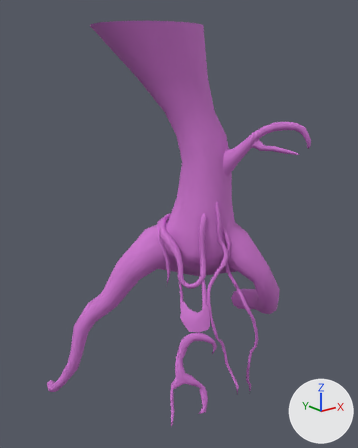
An edit to the FBX model Forest Scene/Assets/Models/BigTree.fbx, drawn before and after from the same camera.
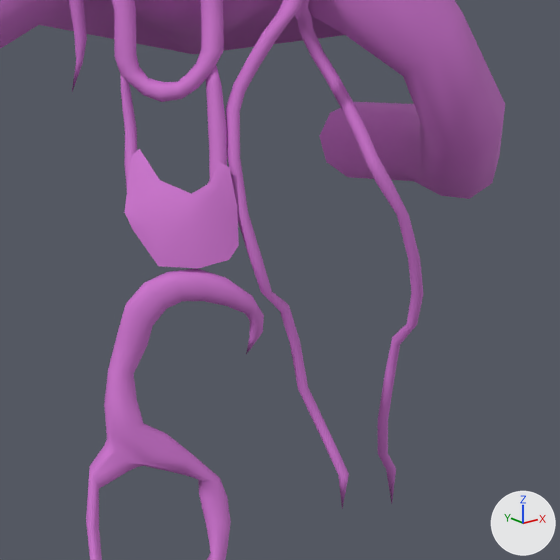
There are two pictures of each version: one whole from a 50 mm lens placed at (-11.78, -3.64, 15.08), pointed at (0.2, 11.34, 9.09), one close up on the part from 41% to 82% of the width and 59% to 91% of the height. Lighting does not change. The marker at lower right points along +X, +Y and +Z. Where no turn or scale is listed for an object, it has been applied to the vertices.

The scene before the commit, as lines of its bpy script (objects in view):
```python
me_mesh_001 = bpy.data.meshes.new('Mesh.001')
me_mesh_001.from_pydata(...)  # 443 vertices, 467 faces; spans x -2.55..-0.08, y 8.16..9.41, z 2.57..5.54
me_mesh_001.materials.append(mat_midground_mat)  # pink #cd73ce
me_mesh_003 = bpy.data.meshes.new('Mesh.003')
me_mesh_003.from_pydata(...)  # 20 vertices, 12 faces; spans x -1.085..-0.235, y 8.785..9.86, z 5.577..6.543
me_mesh_003.materials.append(mat_midground_mat)  # pink #cd73ce
me_mesh_007 = bpy.data.meshes.new('Mesh.007')
me_mesh_007.from_pydata(...)  # 335 vertices, 323 faces; spans x -4.5..4.1, y 8.2..15.5, z 1.0..16.6
me_mesh_007.materials.append(mat_midground_mat)  # pink #cd73ce
ob_polysurface1 = bpy.data.objects.new('polySurface1', me_mesh_001)
ob_polysurface1.location = (0.0, 0.0, 0.0)
ob_polysurface3 = bpy.data.objects.new('polySurface3', me_mesh_003)
ob_polysurface3.location = (0.0, 0.0, 0.0)
ob_polysurface8 = bpy.data.objects.new('polySurface8', me_mesh_007)
ob_polysurface8.location = (0.0, 0.0, 0.0)
# also in view: 'polySurface6' at (-0.3, 11.77, 7.98); 'polySurface7' at (0.03, 11.04, 8.47); 'polySurface9' at (0.34, 8.92, 6.63); 'polySurface5' at (-0.5, 9.63, 6.67); 'polySurface2' at (1.5, 9.21, 5.6)
```
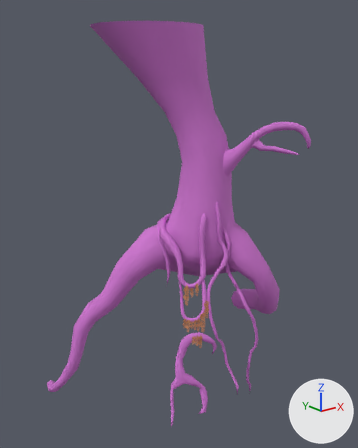
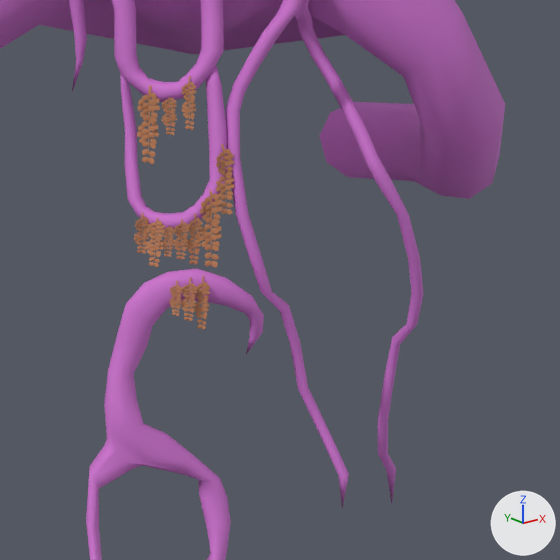
Edits to the bpy script that builds the scene:
```text
Remove ob_polysurface3:
    ob_polysurface3 = bpy.data.objects.new('polySurface3', me_mesh_003)
Add ob_mossvine31:
    ob_mossvine31 = bpy.data.objects.new('MossVine31', me_mesh_006_1)  # 199 vertices, 67 faces; spans x -0.1..0.053, y -0.089..0.049, z -0.222..0.222; in mat_foreground_mat (orange #bc7c54)
    ob_mossvine31.location = (-0.73, 9.2, 5.78)
Add ob_mossvine36:
    ob_mossvine36 = bpy.data.objects.new('MossVine36', me_mesh_011)  # 199 vertices, 67 faces; spans x -0.08..0.053, y -0.077..0.042, z -0.182..0.181; in mat_foreground_mat (orange #bc7c54)
    ob_mossvine36.location = (-0.96, 8.99, 5.29)
Add ob_mossvine27:
    ob_mossvine27 = bpy.data.objects.new('MossVine27', me_mesh_002_1)  # 199 vertices, 67 faces; spans x -0.151..0.099, y -0.163..0.122, z -0.421..0.42; in mat_foreground_mat (orange #bc7c54)
    ob_mossvine27.location = (-0.46, 9.07, 5.86)
Add ob_mossvine34:
    ob_mossvine34 = bpy.data.objects.new('MossVine34', me_mesh_009)  # 199 vertices, 67 faces; spans x -0.094..0.058, y -0.097..0.063, z -0.284..0.285; in mat_foreground_mat (orange #bc7c54)
    ob_mossvine34.location = (-0.36, 9.52, 7.02)
Add ob_mossvine30:
    ob_mossvine30 = bpy.data.objects.new('MossVine30', me_mesh_005_1)  # 199 vertices, 67 faces; spans x -0.082..0.046, y -0.076..0.04, z -0.184..0.183; in mat_foreground_mat (orange #bc7c54)
    ob_mossvine30.location = (-0.83, 9.28, 5.77)
Add ob_mossvine35:
    ob_mossvine35 = bpy.data.objects.new('MossVine35', me_mesh_006_1.copy())
    ob_mossvine35.location = (-0.97, 9.53, 5.78)
Add ob_mossvine29:
    ob_mossvine29 = bpy.data.objects.new('MossVine29', me_mesh_004_1)  # 199 vertices, 67 faces; spans x -0.097..0.051, y -0.086..0.044, z -0.289..0.289; in mat_foreground_mat (orange #bc7c54)
    ob_mossvine29.location = (-0.62, 9.14, 5.76)
Add ob_mossvine38:
    ob_mossvine38 = bpy.data.objects.new('MossVine38', me_mesh_013)  # 199 vertices, 67 faces; spans x -0.099..0.061, y -0.093..0.053, z -0.22..0.219; in mat_foreground_mat (orange #bc7c54)
    ob_mossvine38.location = (-0.87, 8.91, 5.28)
Add ob_mossvine26:
    ob_mossvine26 = bpy.data.objects.new('MossVine26', me_mesh_001_1)  # 199 vertices, 67 faces; spans x -0.128..0.109, y -0.163..0.142, z -0.358..0.359; in mat_foreground_mat (orange #bc7c54)
    ob_mossvine26.location = (-0.27, 9.1, 6.31)
Add ob_mossvine33:
    ob_mossvine33 = bpy.data.objects.new('MossVine33', me_mesh_008_1)  # 199 vertices, 67 faces; spans x -0.097..0.044, y -0.094..0.059, z -0.221..0.222; in mat_foreground_mat (orange #bc7c54)
    ob_mossvine33.location = (-0.52, 9.64, 6.91)
Add ob_mossvine32:
    ob_mossvine32 = bpy.data.objects.new('MossVine32', me_mesh_007_1)  # 199 vertices, 67 faces; spans x -0.141..0.09, y -0.138..0.079, z -0.432..0.432; in mat_foreground_mat (orange #bc7c54)
    ob_mossvine32.location = (-0.66, 9.77, 6.78)
Add ob_mossvine37:
    ob_mossvine37 = bpy.data.objects.new('MossVine37', me_mesh_012)  # 199 vertices, 67 faces; spans x -0.097..0.06, y -0.09..0.052, z -0.286..0.286; in mat_foreground_mat (orange #bc7c54)
    ob_mossvine37.location = (-0.75, 8.85, 5.22)
Add ob_mossvine28:
    ob_mossvine28 = bpy.data.objects.new('MossVine28', me_mesh_003_1)  # 199 vertices, 67 faces; spans x -0.124..0.098, y -0.114..0.071, z -0.253..0.257; in mat_foreground_mat (orange #bc7c54)
    ob_mossvine28.location = (-0.92, 9.36, 5.74)
```

Boxes [x1, y1, x2, y2] around the edits, measured in the close-ups (560 x 560 px):
'polySurface3', deleted: before [125, 149, 239, 268]
'MossVine27', added: after [199, 188, 223, 267]
'MossVine32', added: after [137, 86, 160, 164]
'MossVine26', added: after [216, 144, 234, 216]
'MossVine28', added: after [145, 218, 165, 267]
'MossVine37', added: after [194, 276, 210, 330]
'MossVine34', added: after [181, 76, 196, 130]
'MossVine29', added: after [186, 213, 203, 265]
'MossVine38', added: after [181, 277, 197, 321]
'MossVine33', added: after [161, 98, 177, 137]
'MossVine35', added: after [134, 212, 150, 254]
'MossVine31', added: after [173, 219, 189, 260]
'MossVine36', added: after [169, 280, 182, 316]
'MossVine30', added: after [161, 225, 175, 257]
